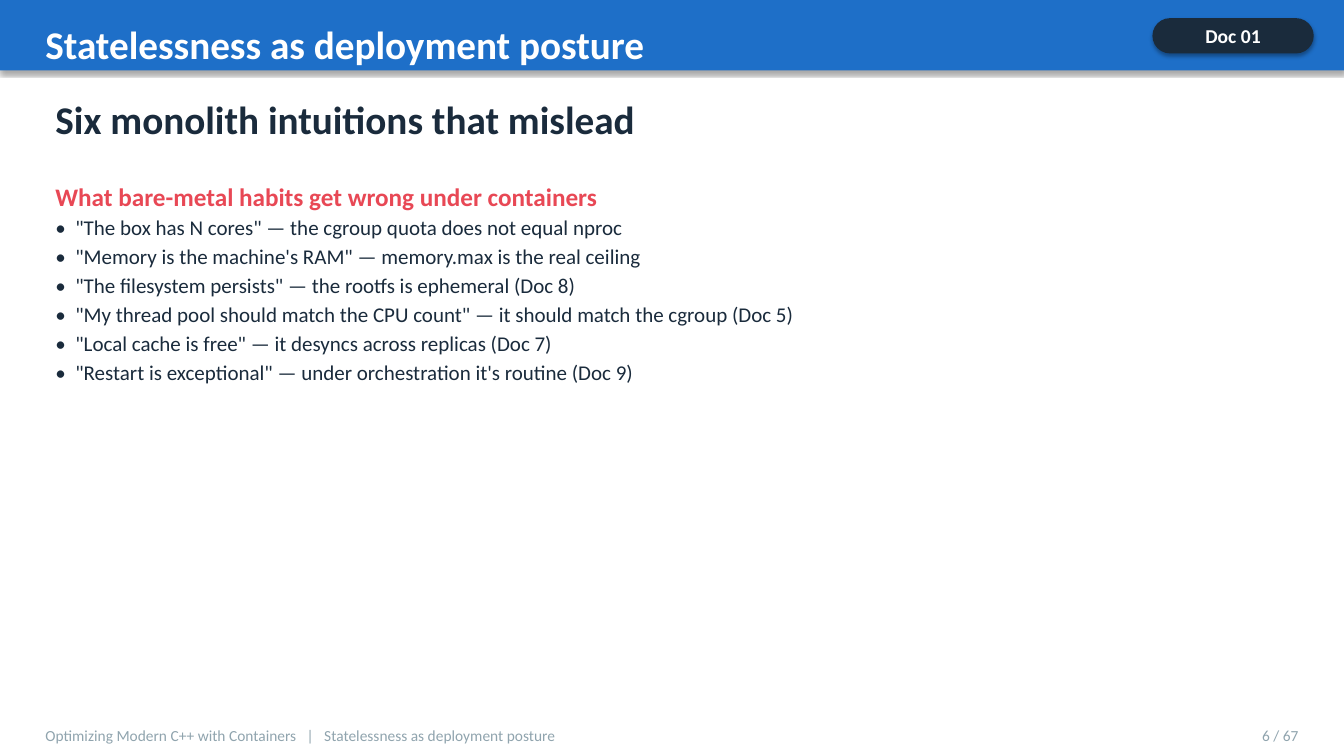
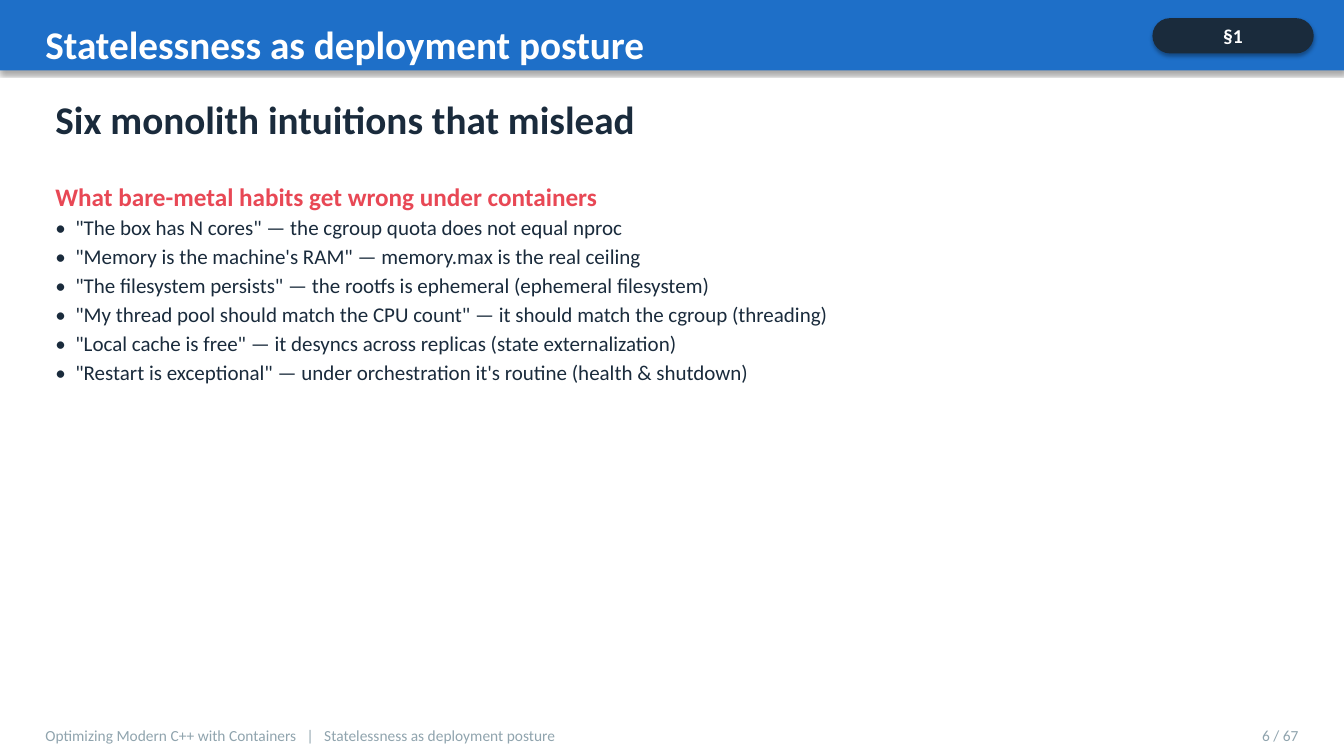
Before and after one commit to patterncatalyst/cpp-container-optimization-tutorial, a slide deck: slide 6 of presentation/cpp-statelessness-compendium.pptx. Drawn at 1344x756 pixels with LibreOffice and Linux fonts; fonts in the diff are those of the drawing. Boxes give left, top, right and bottom in pixels: in the first picture for what was removed or moved away, otherwise in the second. Text is boxed around its words. In the diff, an @@ line names an element or a change of style, - is before the commit and + after.

```diff
--- a/presentation/cpp-statelessness-compendium.pptx
+++ b/presentation/cpp-statelessness-compendium.pptx
@@ text at box(1223, 29, 1243, 44): text changed @@
-Doc 01
+§1
@@ text at box(75, 278, 827, 384): text changed @@
-• "The filesystem persists" — the rootfs is ephemeral (Doc 8)
-• "My thread pool should match the CPU count" — it should match the cgroup (Doc 5)
-• "Local cache is free" — it desyncs across replicas (Doc 7)
-• "Restart is exceptional" — under orchestration it's routine (Doc 9)
+• "The filesystem persists" — the rootfs is ephemeral (ephemeral filesystem)
+• "My thread pool should match the CPU count" — it should match the cgroup (threading)
+• "Local cache is free" — it desyncs across replicas (state externalization)
+• "Restart is exceptional" — under orchestration it's routine (health & shutdown)
```
Also in this commit, not shown: 44 other slides changed, 1 other file.
